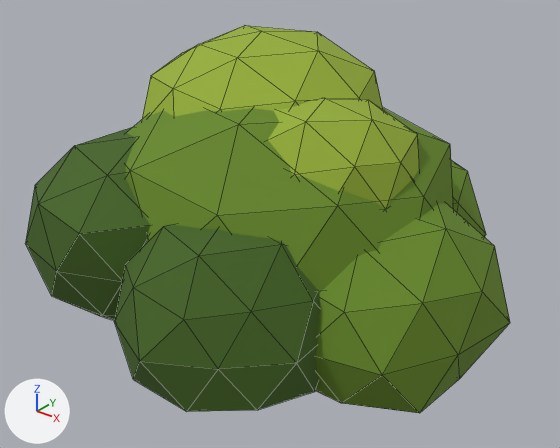
The glTF model Godot/assets/models3d/nature/buisson_2.glb as it was, and as the next commit left it.
The view is the same before and after, from a 50 mm camera at (1.45, -1.792, 1.472) aimed at (0.048, -0.04, 0.385). Arrows for +X, +Y and +Z are at lower left; the lights stay in place. The picture after the commit comes second. Mesh edges are drawn as thin lines. Vertices at exactly the same position are counted once.

The scene before the commit, as lines of its bpy script (objects in view):
```python
mat_leaf = principled_material('leaf')
mat_leaf.base_color = (0.133, 0.247, 0.0177)  # green #668824
mat_leaf.roughness = 0.9
me_m_190 = bpy.data.meshes.new('m.190')
me_m_190.from_pydata(...)  # 336 vertices, 640 faces; spans x -0.71..0.8, y -0.74..0.84, z 0.0..0.96
# faces by material slot: [320, 160, 160]
me_m_190.materials.append(mat_leaf)  # green #668824
me_m_190.materials.append(mat_leaf_dk)  # dark green #43631e
me_m_190.materials.append(mat_leaf_hi)  # green #95af35
ob_buisson_2 = bpy.data.objects.new('buisson_2', me_m_190)
ob_buisson_2.location = (0.0, 0.0, 0.0)
```
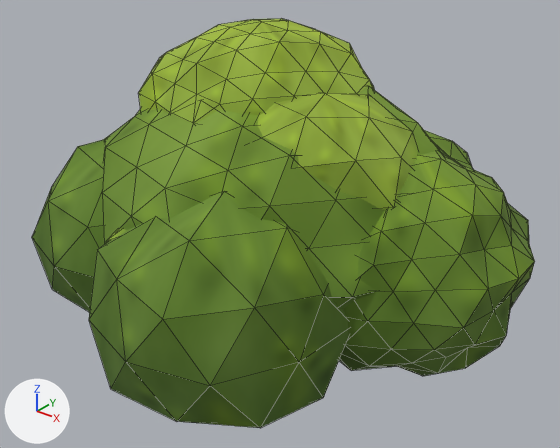
What the commit changed:
Picture 'tex_blade' (img_tex_blade) is new.
Picture 'tex_bark' (img_tex_bark) is new.
Picture 'tex_leaf' (img_tex_leaf) is new.
In material 'leaf' (mat_leaf), base_color is no longer (0.133, 0.247, 0.0177), green #668824.
In material 'leaf' (mat_leaf), texture is now set to img_tex_leaf.
Material 'blade' (mat_blade) is new.
Its texture is img_tex_blade.
Its roughness is 0.9.
Material 'bark' (mat_bark) is new.
Its texture is img_tex_bark.
Its roughness is 0.9.
me_m_190 is used by ob_buisson_2; location (0.0, 0.0, 0.0).
me_m_190 had 336 vertices, 640 faces and spanned x -0.71..0.8, y -0.74..0.84, z 0.0..0.96.
me_m_190 now has 944 vertices, 1760 faces and spans x -0.74..0.83, y -0.79..0.81, z 0.0..0.99.
me_m_190 part 1: the loose piece of 42 vertices spanning x -0.61..0.59, y -0.53..0.56, z 0.0..0.83 is rebuilt with 162 vertices and now spans x -0.63..0.63, y -0.56..0.53, z 0.03..0.88.
me_m_190 part 2: the loose piece of 42 vertices spanning x -0.08..0.49, y -0.35..0.24, z 0.37..0.83 is rebuilt with 42 vertices and now spans x -0.06..0.52, y -0.36..0.27, z 0.36..0.85, in mat_leaf (picture img_tex_leaf).
me_m_190 part 3: the loose piece of 42 vertices spanning x -0.63..0.08, y -0.65..0.07, z 0.05..0.68 is rebuilt with 42 vertices and now spans x -0.74..0.01, y -0.61..0.1, z 0.03..0.66, in mat_leaf (picture img_tex_leaf).
me_m_190 part 4: the loose piece of 42 vertices spanning x 0.05..0.8, y -0.41..0.3, z 0.0..0.56 is rebuilt with 162 vertices and now spans x 0.05..0.83, y -0.34..0.46, z 0.02..0.7.
me_m_190 part 5: the loose piece of 42 vertices spanning x -0.18..0.47, y -0.74..-0.08, z 0.01..0.58 is rebuilt with 42 vertices and now spans x -0.2..0.51, y -0.79..-0.03, z 0.02..0.65, in mat_leaf (picture img_tex_leaf).
me_m_190 part 6: the loose piece of 42 vertices spanning x -0.31..0.5, y 0.03..0.84, z 0.0..0.6 is rebuilt with 162 vertices and now spans x -0.26..0.51, y 0.03..0.81, z 0.02..0.64.
me_m_190 part 7: 41 vertices removed from x -0.51..0.28, y -0.32..0.47, z 0.43..0.96; 284 vertices added at x -0.53..0.39, y -0.59..0.67, z 0.0..0.99.
Other edits to the shape of me_m_190 do not show in these pictures.
me_m_190 no longer uses material mat_leaf_dk (dark green #43631e).
me_m_190 no longer uses material mat_leaf_hi (green #95af35).
me_m_190 gains material mat_bark (picture img_tex_bark).
me_m_190 gains material mat_blade (picture img_tex_blade).

Where the change shows, as pixel boxes [x1, y1, x2, y2] in the pictures (560 x 448 px):
'buisson_2', surface changed, reshaped
    before: [25, 25, 510, 413]
    after: [32, 19, 535, 428]
part 1 of me_m_190, rebuilt
    before: [126, 108, 453, 293]
    after: [102, 86, 446, 309]
part 2 of me_m_190, rebuilt (6% taller)
    before: [268, 98, 419, 208]
    after: [258, 93, 417, 210]
part 3 of me_m_190, rebuilt
    before: [25, 127, 150, 321]
    after: [32, 140, 104, 312]
part 4 of me_m_190, rebuilt (7% taller)
    before: [315, 203, 510, 413]
    after: [339, 151, 535, 376]
part 5 of me_m_190, rebuilt (26% wider, 27% taller)
    before: [114, 225, 320, 411]
    after: [89, 191, 349, 428]
part 6 of me_m_190, rebuilt
    before: [451, 160, 486, 237]
    after: [424, 130, 473, 169]
part 7 of me_m_190, built on
    before: [142, 25, 383, 119]
    after: [107, 19, 375, 241]
